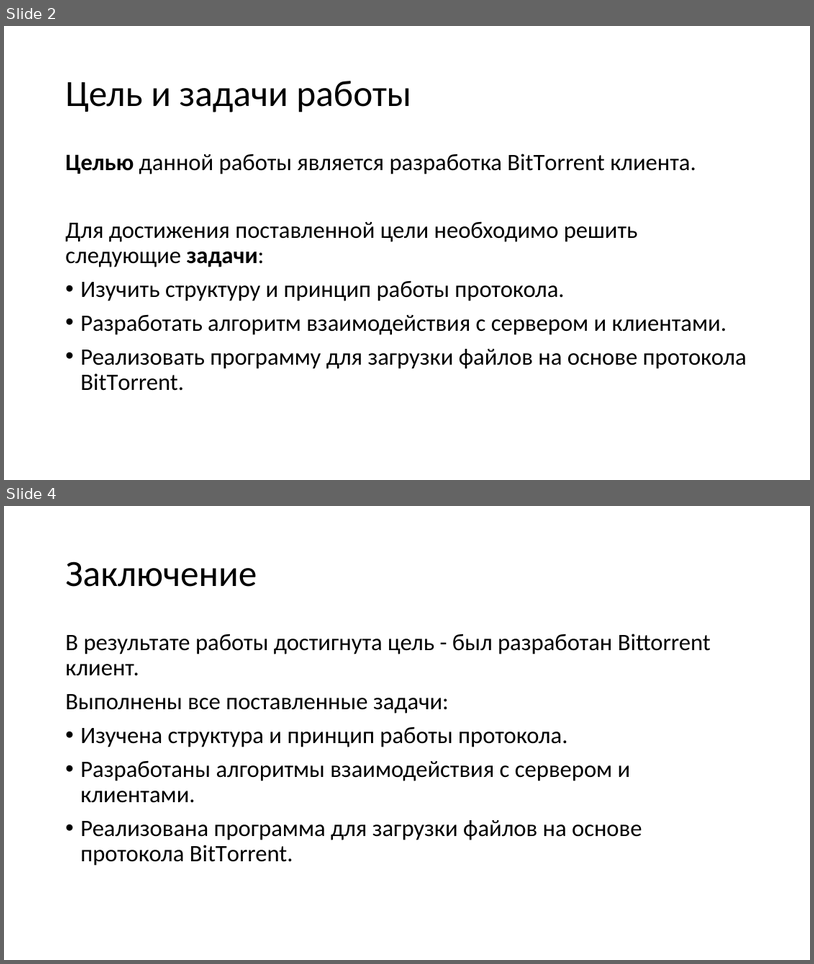
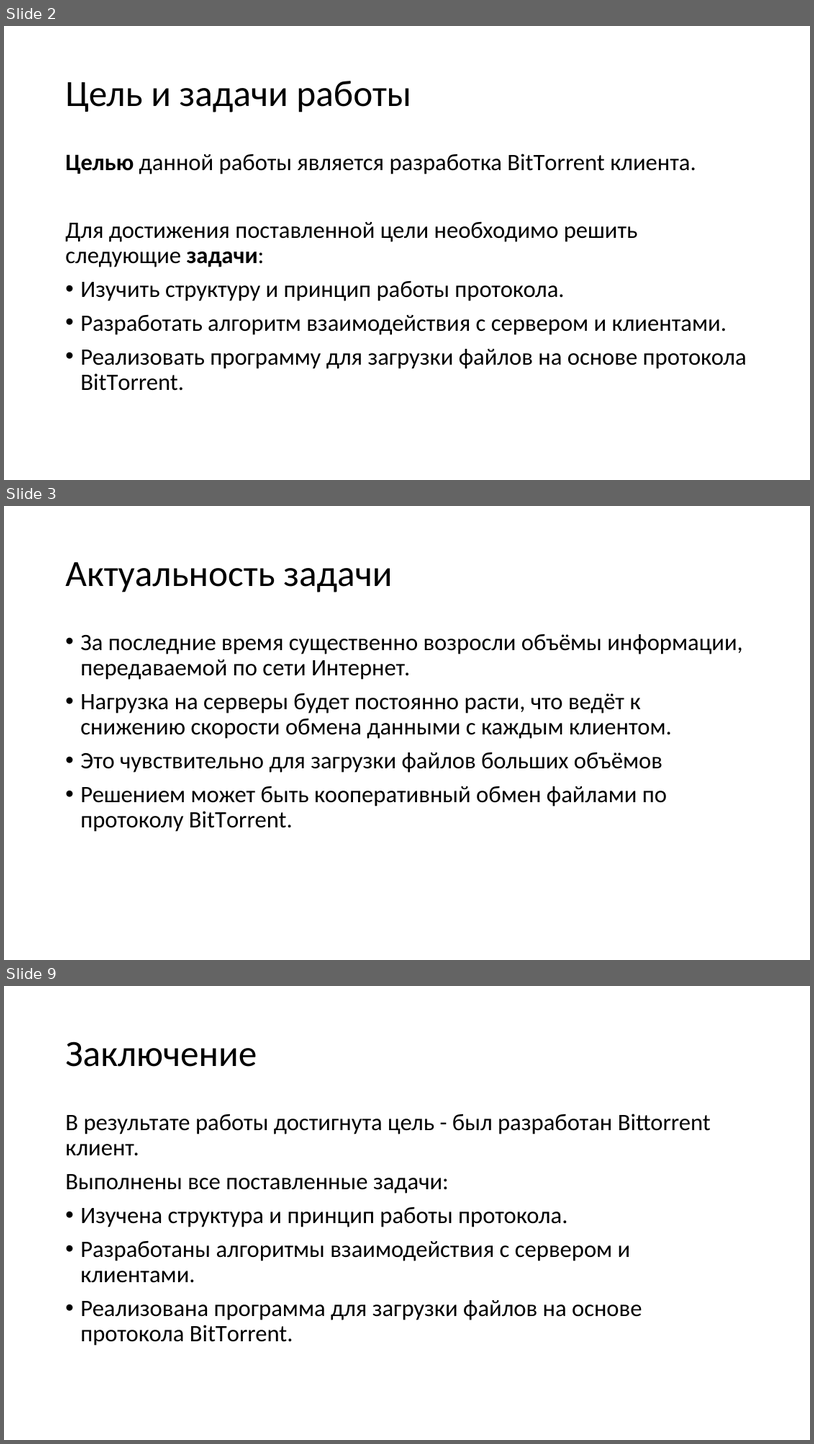
Before and after one commit to Bryanskaya/CourseNetworks, a slide deck: docs/presentation.pptx. Shown one above the other, each under a label of ours: slides 2 and 4 before the commit, slides 2, 3 and 9 after it; the slides between them are not shown. The pictures are 814x964 and 814x1444 pixels, drawn with LibreOffice and Linux fonts; fonts in the diff are those of the drawing. Boxes give left, top, right and bottom in pixels: in the first picture for what was removed or moved away, otherwise in the second. Text is boxed around its words. In the diff, an @@ line names an element or a change of style, - is before the commit and + after.

```diff
--- a/docs/presentation.pptx
+++ b/docs/presentation.pptx
@@ slide 3 added at box(4, 506, 810, 960), background #FFFFFF @@
@@ title added at box(65, 562, 392, 592), 44 pt, text #000000 @@
+Актуальность задачи
@@ text added at box(80, 633, 743, 831), 28 pt, text #000000 @@
+• За последние время существенно возросли объёмы информации, передаваемой по сети Интернет.
+• Нагрузка на серверы будет постоянно расти, что ведёт к снижению скорости обмена данными с каждым клиентом.
+• Это чувствительно для загрузки файлов больших объёмов
+• Решением может быть кооперативный обмен файлами по протоколу BitTorrent.
@@ what was slide 4 is now slide 9 @@
```
Also in this commit, not shown: 1 slide changed, 4 other slides added, 8 other files.
